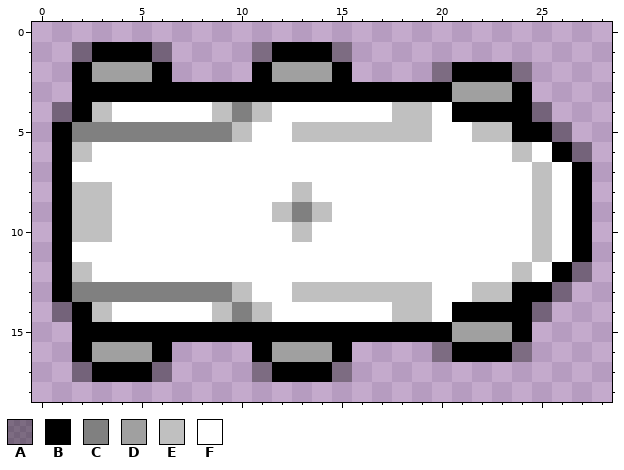
Pixel-art sprite, stored at art/apc_chassis.png. This is how it looked before the edit.
The file is 29x19 pixels. Colours within 5 levels of each other are drawn and written as one.
Palette (. is transparent): A #0000005d  B #000000  C #808080  D #a0a0a0  E #c0c0c0  F #ffffff
Pixels before, first column x 1:
 1 .ABBBA....ABBBA............
 2 .BDDDB....BDDDB....ABBBA...
 3 .BBBBBBBBBBBBBBBBBBBDDDB...
 4 ABEFFFFFECEFFFFFFEEFBBBBA..
 5 BCCCCCCCCEFFEEEEEEEFFEEBBA.
 6 BEFFFFFFFFFFFFFFFFFFFFFEFBA
 7 BFFFFFFFFFFFFFFFFFFFFFFFEFB
 8 BEEFFFFFFFFFEFFFFFFFFFFFEFB
 9 BEEFFFFFFFFECEFFFFFFFFFFEFB
10 BEEFFFFFFFFFEFFFFFFFFFFFEFB
11 BFFFFFFFFFFFFFFFFFFFFFFFEFB
12 BEFFFFFFFFFFFFFFFFFFFFFEFBA
13 BCCCCCCCCEFFEEEEEEEFFEEBBA.
14 ABEFFFFFECEFFFFFFEEFBBBBA..
15 .BBBBBBBBBBBBBBBBBBBDDDB...
16 .BDDDB....BDDDB....ABBBA...
17 .ABBBA....ABBBA............
Now the later version:
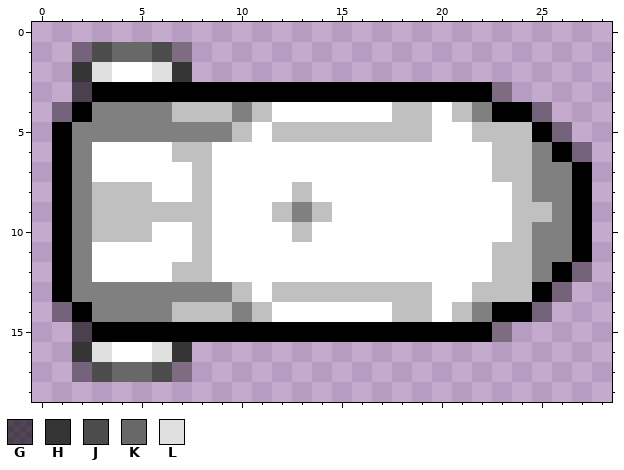
Colours new in this view: G #00000096  H #353535  J #4c4c4c  K #686868  L #e0e0e0
The exact change:
y 1: x 3..7 BBBA. -> JKKJA; x 11..15 ABBBA -> .....
y 2: x 2..7 BDDDB. -> HLFFLH; x 11..15 BDDDB -> .....; x 20..24 ABBBA -> .....
y 3: x 2 B -> G; x 21..24 DDDB -> BBA.
y 4: x 3..8 EFFFFF -> CCCCEE; x 21..22 BB -> EC
y 5: x 12 F -> E; x 24 B -> E
y 6: x 2 E -> C; x 7..8 FF -> EE; x 23 F -> E; x 25 F -> C
y 7: x 2 F -> C; x 8 F -> E; x 23..26 FFEF -> EECC
y 8: x 2 E -> C; x 4..5 FF -> EE; x 8 F -> E; x 24..26 FEF -> ECC
y 9: x 2 E -> C; x 4..8 FFFFF -> EEEEE; x 24 F -> E; x 26 F -> C
y 10: x 2 E -> C; x 4..5 FF -> EE; x 8 F -> E; x 24..26 FEF -> ECC
y 11: x 2 F -> C; x 8 F -> E; x 23..26 FFEF -> EECC
y 12: x 2 E -> C; x 7..8 FF -> EE; x 23 F -> E; x 25 F -> C
y 13: x 12 F -> E; x 24 B -> E
y 14: x 3..8 EFFFFF -> CCCCEE; x 21..22 BB -> EC
y 15: x 2 B -> G; x 21..24 DDDB -> BBA.
y 16: x 2..7 BDDDB. -> HLFFLH; x 11..15 BDDDB -> .....; x 20..24 ABBBA -> .....
y 17: x 3..7 BBBA. -> JKKJA; x 11..15 ABBBA -> .....
Changed places in both pictures, as pixel boxes (x1, y1, x2, y2):
changed: (72, 42, 572, 382)
